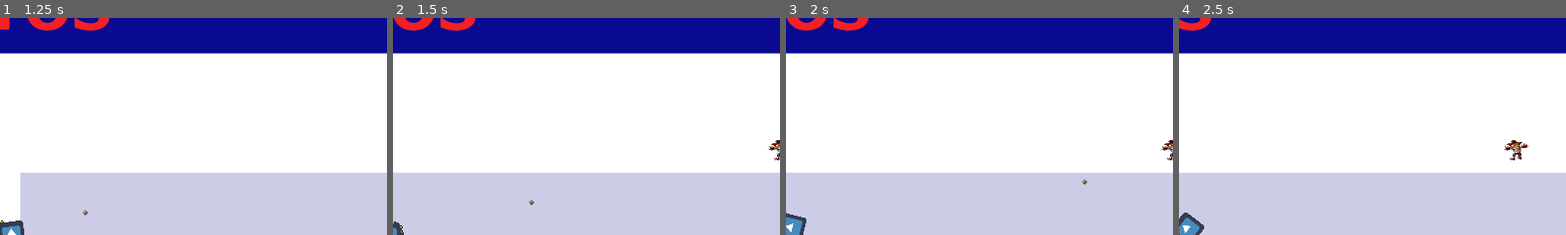
Above: before the commit, frames 1-4 (left to right).
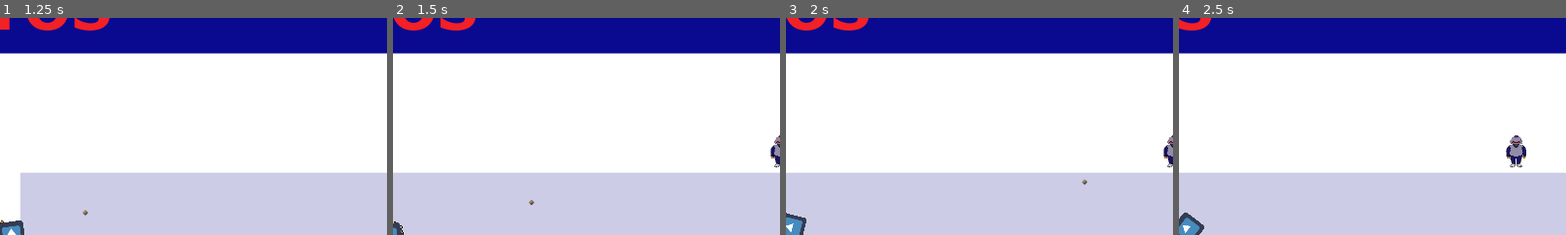
Above: after the commit, the same moments.

Repository: jtorres6/HulioWars
Game: Godot game, scene res://scenes/MainScene.tscn
The game is run twice, just before and just after one commit, with the same random seed, the same clock (stepped at 60 frames per second) and the same inputs. The engine's default icon, where the game draws it, is replaced by a stand-in: a white triangle on a blue panel in a dark square.
Inputs (mouse positions are % of the whole screen's width and height, from its top left):
- Up to frame 1 (1.25 s): tap Enter at 0.5 s; move the mouse to (72, 45) at 0.52 s; hold D from 0.53 s (still down); tap F at 0.6 s; click (72, 45) at 0.67 s
- Up to frame 2 (1.5 s): release D at 1.25 s; drag from (30, 55) to (51, 50) at 1.27 s
- Up to frame 3 (2 s): no input
- Up to frame 4 (2.5 s): tap Space at 2 s; move the mouse to (60, 28) at 2.02 s; hold D from 2.03 s (still down); tap F at 2.1 s
The pictures show only the part of the screen within x 50-100%, y 0-50%; the shares and areas given below are measured in that part.

Frame 1 is identical in both runs. In frame 2, 0.3% of the frame differs, in the area x 96-100%, y 54-70%; in frame 3, 0.3%; in frame 4, 0.6%, in the area x 83-91%, y 54-70%.

Commit message:
Smoother movement in pathfinding and comebak when scape

Diff:
--- a/scenes/MainScene.tscn
+++ b/scenes/MainScene.tscn
@@ -7,9 +7,21 @@
 
 [sub_resource type="NavigationPolygon" id=1]
 
-vertices = PoolVector2Array( -510, -140, -520, -280, -400, -280, 550, 50, -1040, 770, -1050, 560, -920, 560, 1660, 1050, -1810, 1060, -1800, 770, -930, 240, -530, 240, 1100, 790, 1660, 780, -1810, -550, -1810, -860, 1660, -850, -400, -550, 1660, -550, 440, -550, 430, -280, 550, -280, 550, -160, 1660, -160, 1660, 50, 550, 240, 980, 240, 980, 570, -540, 100, -1810, 100, -1810, -140, 1090, 570 )
-polygons = [ PoolIntArray( 0, 1, 2, 3 ), PoolIntArray( 4, 5, 6, 7 ), PoolIntArray( 7, 8, 9, 4 ), PoolIntArray( 7, 6, 10, 11, 12 ), PoolIntArray( 12, 13, 7 ), PoolIntArray( 14, 15, 16, 17 ), PoolIntArray( 16, 18, 19 ), PoolIntArray( 17, 16, 19 ), PoolIntArray( 17, 19, 20, 2 ), PoolIntArray( 20, 21, 22 ), PoolIntArray( 22, 23, 24, 3 ), PoolIntArray( 25, 26, 27 ), PoolIntArray( 28, 29, 30, 0, 3 ), PoolIntArray( 27, 31, 12 ), PoolIntArray( 27, 12, 11, 25 ), PoolIntArray( 3, 25, 11, 28 ), PoolIntArray( 3, 2, 20, 22 ) ]
-outlines = [ PoolVector2Array( -520, -280, -400, -280, -400, -550, -1810, -550, -1810, -860, 1660, -850, 1660, -550, 440, -550, 430, -280, 550, -280, 550, -160, 1660, -160, 1660, 50, 550, 50, 550, 240, 980, 240, 980, 570, 1090, 570, 1100, 790, 1660, 780, 1660, 1050, -1810, 1060, -1800, 770, -1040, 770, -1050, 560, -920, 560, -930, 240, -530, 240, -540, 100, -1810, 100, -1810, -140, -510, -140 ) ]
+vertices = PoolVector2Array( 1660, -850, 1670, -560, 430, -560, -1810, -860, -390, -560, -1820, -560, 430, -280, -10, -10, -400, -290 )
+polygons = [ PoolIntArray( 0, 1, 2, 3 ), PoolIntArray( 4, 5, 3 ), PoolIntArray( 4, 3, 2 ), PoolIntArray( 4, 2, 6, 7, 8 ) ]
+outlines = [ PoolVector2Array( -10, -10, -400, -290, -390, -560, -1820, -560, -1810, -860, 1660, -850, 1670, -560, 430, -560, 430, -280 ) ]
+
+[sub_resource type="NavigationPolygon" id=2]
+
+vertices = PoolVector2Array( 0, 1060, -1050, 770, -1060, 550, -930, 560, -520, 760, -360, 260, -530, -140, -540, -280, -400, -280, -20, 0, 0, 250, -1810, 1060, -1820, 770, -530, 240, -350, 600, -520, 600, -930, 240, 0, 750, -520, 100, -1810, 100, -1810, -140 )
+polygons = [ PoolIntArray( 0, 1, 2, 3, 4 ), PoolIntArray( 5, 6, 7, 8, 9, 10 ), PoolIntArray( 11, 12, 1, 0 ), PoolIntArray( 13, 5, 14, 15, 3, 16 ), PoolIntArray( 4, 17, 0 ), PoolIntArray( 15, 4, 3 ), PoolIntArray( 18, 19, 20, 6 ), PoolIntArray( 18, 6, 5 ), PoolIntArray( 18, 5, 13 ) ]
+outlines = [ PoolVector2Array( -20, 0, -400, -280, -540, -280, -530, -140, -1810, -140, -1810, 100, -520, 100, -530, 240, -930, 240, -930, 560, -1060, 550, -1050, 770, -1820, 770, -1810, 1060, 0, 1060, 0, 750, -520, 760, -520, 600, -350, 600, -360, 260, 0, 250 ) ]
+
+[sub_resource type="NavigationPolygon" id=3]
+
+vertices = PoolVector2Array( 980, 570, 560, 610, 350, 620, 350, 250, 550, 230, 980, 240, 1670, 1060, 0, 1060, 0, 740, 560, 750, 1090, 790, 1670, 780, 1090, 570, 0, 0, 440, -280, 550, -280, 550, -160, 0, 250, 1660, -160, 1660, 50, 550, 50 )
+polygons = [ PoolIntArray( 0, 1, 2, 3, 4, 5 ), PoolIntArray( 6, 7, 8, 9, 10 ), PoolIntArray( 10, 11, 6 ), PoolIntArray( 0, 12, 10, 9, 1 ), PoolIntArray( 13, 14, 15, 16, 3, 17 ), PoolIntArray( 16, 18, 19, 20 ), PoolIntArray( 3, 16, 20 ), PoolIntArray( 3, 20, 4 ) ]
+outlines = [ PoolVector2Array( 0, 0, 440, -280, 550, -280, 550, -160, 1660, -160, 1660, 50, 550, 50, 550, 230, 980, 240, 980, 570, 1090, 570, 1090, 790, 1670, 780, 1670, 1060, 0, 1060, 0, 740, 560, 750, 560, 610, 350, 620, 350, 250, 0, 250 ) ]
 
 [node name="MainScene" type="Node2D" index="0"]
 
@@ -28,7 +40,25 @@
 scale = Vector2( 1, 0.841694 )
 _sections_unfolded = [ "Collision", "collision" ]
 
-[node name="Camera2D" type="Camera2D" parent="." index="2"]
+[node name="NPC2" parent="." index="2" instance=ExtResource( 3 )]
+
+position = Vector2( -1200, 910 )
+scale = Vector2( 1, 0.841694 )
+_sections_unfolded = [ "Collision", "collision" ]
+
+[node name="NPC3" parent="." index="3" instance=ExtResource( 3 )]
+
+position = Vector2( -1660, 930 )
+scale = Vector2( 1, 0.841694 )
+_sections_unfolded = [ "Collision", "collision" ]
+
+[node name="NPC4" parent="." index="4" instance=ExtResource( 3 )]
+
+position = Vector2( -1640, -700 )
+scale = Vector2( 1, 0.841694 )
+_sections_unfolded = [ "Collision", "collision" ]
+
+[node name="Camera2D" type="Camera2D" parent="." index="5"]
 
 anchor_mode = 1
 rotating = false
@@ -54,16 +84,26 @@
 editor_draw_drag_margin = false
 _sections_unfolded = [ "Smoothing" ]
 
-[node name="Mockup escenario" type="Sprite" parent="." index="3"]
+[node name="Mockup escenario" type="Sprite" parent="." index="6"]
 
 position = Vector2( -80, -20 )
 z_index = -1
 texture = ExtResource( 4 )
 _sections_unfolded = [ "Z Index" ]
 
-[node name="Navigation2D" type="Navigation2D" parent="." index="4"]
+[node name="Navigation2D" type="Navigation2D" parent="." index="7"]
 
 [node name="NavigationPolygonInstance" type="NavigationPolygonInstance" parent="Navigation2D" index="0"]
 
 navpoly = SubResource( 1 )
 enabled = true
+
+[node name="NavigationPolygonInstance2" type="NavigationPolygonInstance" parent="Navigation2D" index="1"]
+
+navpoly = SubResource( 2 )
+enabled = true
+
+[node name="NavigationPolygonInstance3" type="NavigationPolygonInstance" parent="Navigation2D" index="2"]
+
+navpoly = SubResource( 3 )
+enabled = true
--- a/scenes/NPC.tscn
+++ b/scenes/NPC.tscn
@@ -79,8 +79,9 @@
 [node name="Sprite" type="Sprite" parent="Visuals" index="0"]
 
 position = Vector2( -1.49994, -1.99997 )
-scale = Vector2( 0.431508, 0.432433 )
+scale = Vector2( 0.03, 0.03 )
 texture = ExtResource( 2 )
+_sections_unfolded = [ "Transform" ]
 
 [node name="CollisionShape2D" type="CollisionShape2D" parent="." index="3"]
 
--- a/scripts/NPC.gd
+++ b/scripts/NPC.gd
@@ -5,54 +5,79 @@
 
 var life
 var alerted
+var comeback
 var currentEnemy
 var onHitDelay
 var nav
 var rol
+var originalPosition
 
 func _ready():
 	set_process(true)
 	nav = get_parent().get_node("Navigation2D")
-	#rol = randi()%2 # TODO: MAke it balanced more enemyes tan colleges
-	rol = 1
+	rol = randi()%2 # TODO: Make it balanced more enemyes tan colleges
 	onHitDelay = false
 	alerted = false
+	comeback = false
 	life = 100
 
+	originalPosition = self.position
+
+	if rol == 0:
+		self.get_node("Visuals/Sprite").texture = load("res://sprites/npc/police/police1.png")
+	else:
+		self.get_node("Visuals/Sprite").texture = load("res://sprites/npc/punk/punk1.png")
+
+
 func _process(delta):
+	var goal
 
 	# Si el jugador esta en el radio de alerta del npc, ir a por el
 	if alerted:
-		print(currentEnemy.position)
-		var path = nav.get_simple_path(self.position, currentEnemy.position, false)
+		goal = currentEnemy.position
+	elif comeback:
+		goal = originalPosition
+
+	if alerted or comeback:
+		var path = nav.get_simple_path(self.position, goal, false)
 
 		if path.size() > 0:
-			var dist = self.position.distance_to(path[1])
-			self.set_position(self.position.linear_interpolate(path[1], (MAX_SPEED*delta)/dist))
+			for i in range(1, path.size()):
+				var dist = self.position.distance_to(path[i])
+				self.set_position(self.position.linear_interpolate(path[i], (MAX_SPEED*delta)/dist))
 
+				if comeback and dist < 0.01:
+					comeback = false
 
 func _on_Timer_timeout():
 	onHitDelay = false
 
 
 func _on_Colision_body_entered(body):
-	if body.name == "Player" and !onHitDelay and self.rol != body.rol: # == Player is unusefull
+	if body.name.find("Projectile") != -1:
+		self.life -= body.damage
+		body.queue_free()
+
+		if self.life <= 0:
+			self.queue_free()
+
+	elif body.name == "Player" and !onHitDelay and self.rol != body.rol: # == Player is unusefull
 		body.life -= DAMAGE
 		onHitDelay = true
 		get_node("Timer").start()
-	elif body.name.find("Projectile") != -1:
-		self.life -= body.damage
-		body.queue_free()
 
 
 func _on_ScapeArea_body_exited(enemy):
 	print("Bye ", enemy.name)
 	if enemy == currentEnemy:
+		currentEnemy = null
 		alerted = false
+		comeback = true
 
 
 func _on_AlertArea_body_entered(enemy):
 	print("Hello ", enemy.name)
 	if enemy.rol != self.rol:
+		currentEnemy = enemy
 		alerted = true
-		currentEnemy = enemy
+		comeback = false
Not shown: 1 places in scenes/MainScene.tscn that only renumber resources
Binary file added: sprites/npc/police/police1.png
Not shown, added: sprites/npc/police/police1.png.import
Binary file added: sprites/npc/police/police2.png
Not shown, added: sprites/npc/police/police2.png.import
Binary file added: sprites/npc/police/police3.png
Not shown, added: sprites/npc/police/police3.png.import
Binary file added: sprites/npc/police/police4.png
Not shown, added: sprites/npc/police/police4.png.import
Binary file added: sprites/npc/police/police5.png
Not shown, added: sprites/npc/police/police5.png.import
Binary file added: sprites/npc/punk/punk1.png
(and 29 more such lines)
